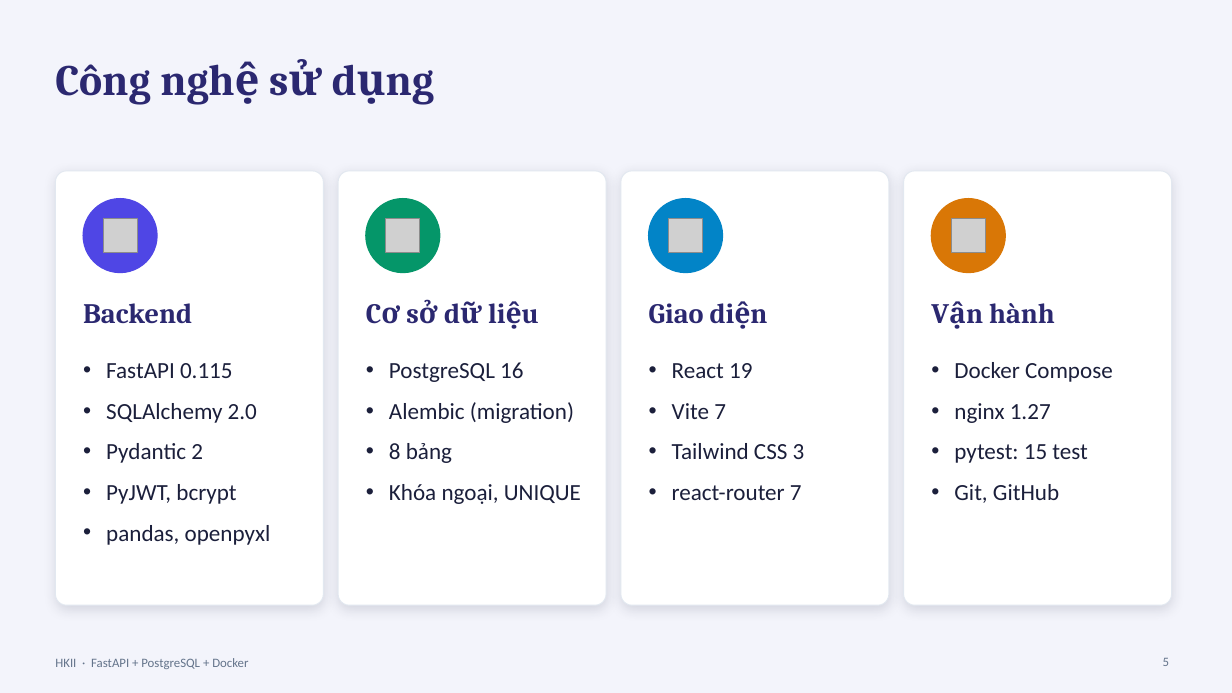
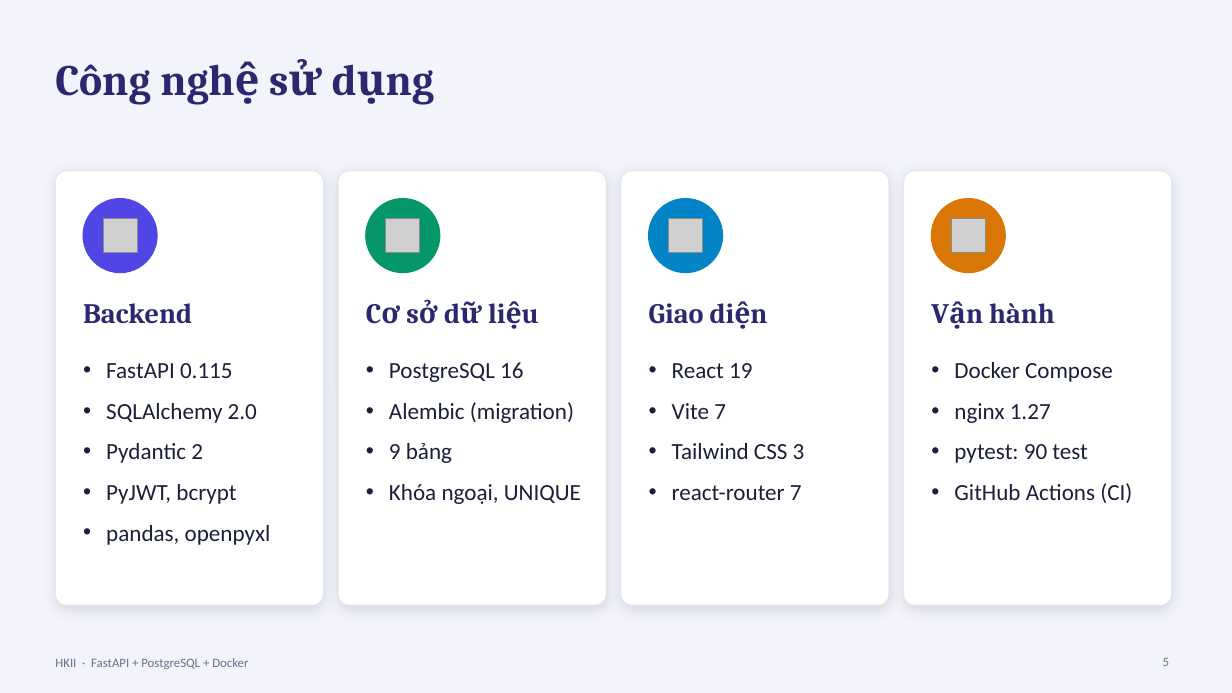
Before and after one commit to thaiphatcaifa/HKII-FastAPI, a slide deck: slide 5 of docs/HKII-ThuyetTrinh.pptx. Drawn at 1232x693 pixels with LibreOffice and Linux fonts; fonts in the diff are those of the drawing; grey boxes stand for pictures. Boxes give left, top, right and bottom in pixels: in the first picture for what was removed or moved away, otherwise in the second. Text is boxed around its words. In the diff, an @@ line names an element or a change of style, - is before the commit and + after.

```diff
--- a/docs/HKII-ThuyetTrinh.pptx
+++ b/docs/HKII-ThuyetTrinh.pptx
@@ text at bbox=[389, 443, 452, 463]: text changed @@
-• 8 bảng
+• 9 bảng
@@ text at bbox=[954, 444, 1132, 503]: text changed @@
-• pytest: 15 test
-• Git, GitHub
+• pytest: 90 test
+• GitHub Actions (CI)
```
Also in this commit, not shown: 11 other slides changed, 1 slide added, 52 other files.
